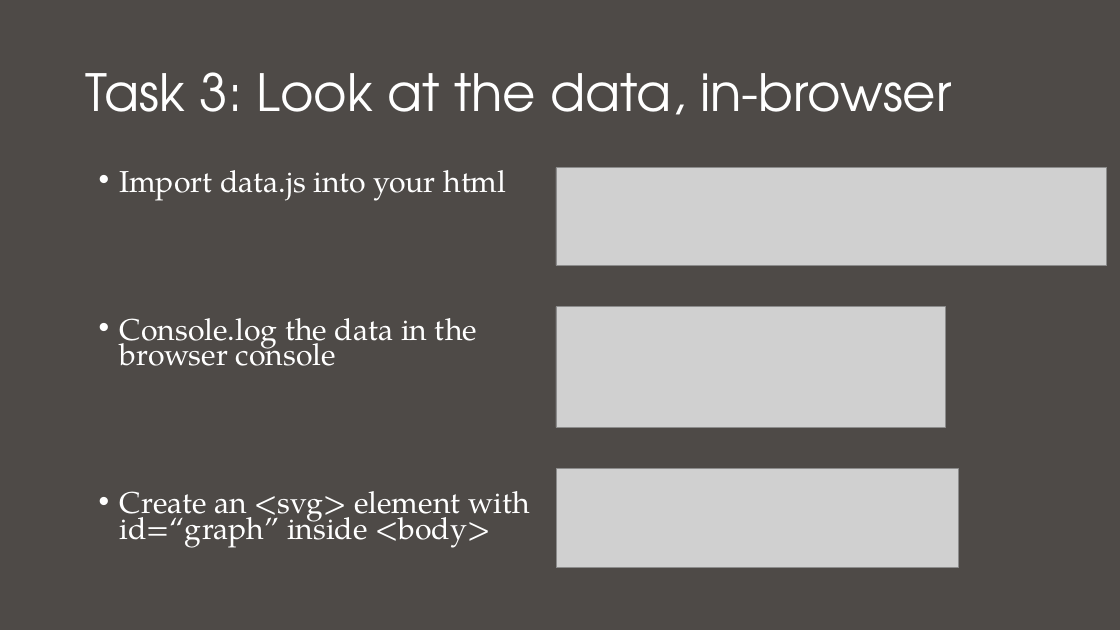
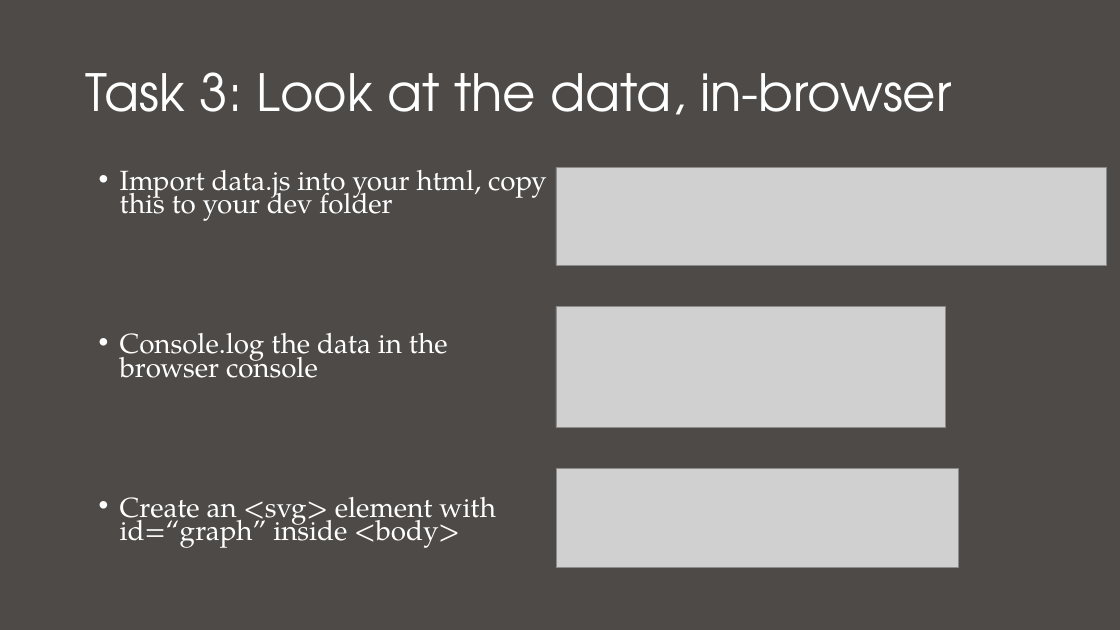
Before and after one commit to nuitrcs/Intro_to_d3_workshop, a slide deck: slide 42 of Introduction to D3.pptx. Drawn at 1120x630 pixels with LibreOffice and Linux fonts; fonts in the diff are those of the drawing; grey boxes stand for pictures. Boxes give left, top, right and bottom in pixels: in the first picture for what was removed or moved away, otherwise in the second. Text is boxed around its words. In the diff, an @@ line names an element or a change of style, - is before the commit and + after.

```diff
--- a/Introduction to D3.pptx
+++ b/Introduction to D3.pptx
@@ text at [120, 170, 546, 221]: text changed; size 25.9 to 23.8 pt @@
-• Import data.js into your html
+• Import data.js into your html, copy this to your dev folder
@@ text at [120, 333, 496, 548]: size 25.9 to 23.8 pt in "Console.log the data in the browser console", "Create an <svg> element with id=“graph” inside ..." @@
```
Also in this commit, not shown: 1 slide added, 5 other files.
